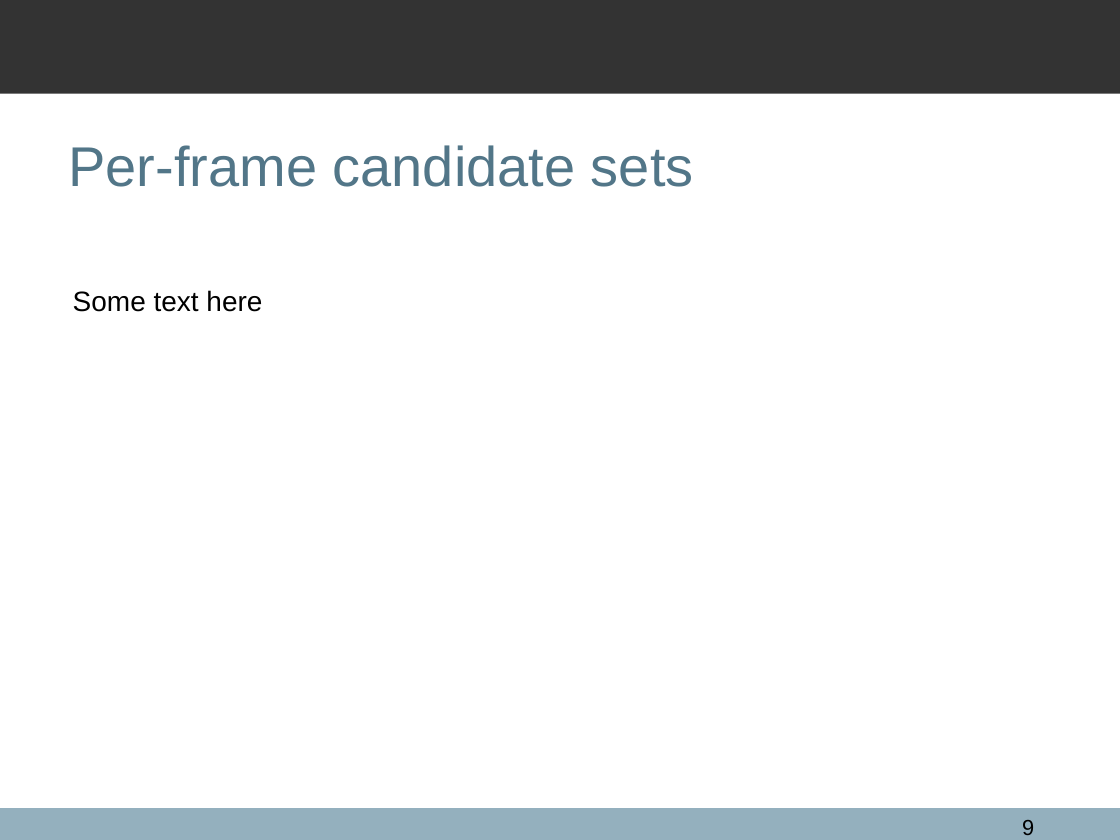
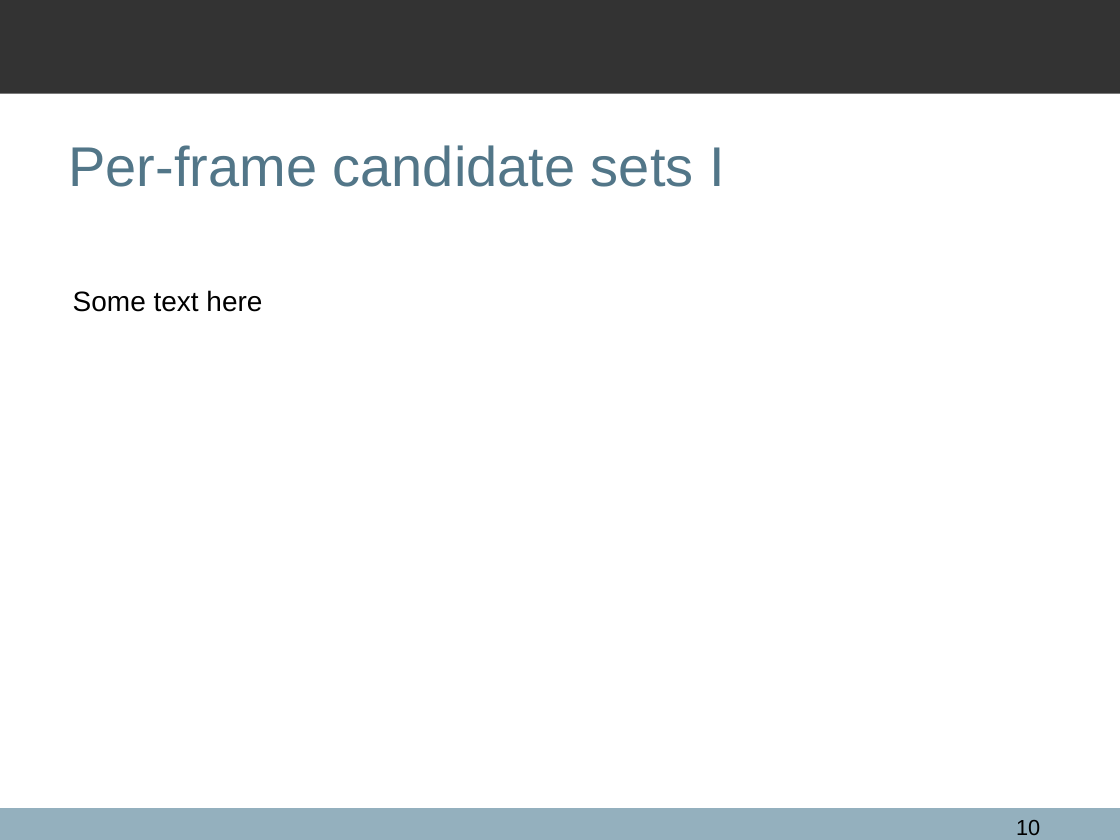
Before and after one commit to qxcv/comp2560, a slide deck: slide 10 of presentation/presentation.odp (slide 9 before the commit). Drawn at 1120x840 pixels with LibreOffice and Linux fonts; fonts in the diff are those of the drawing; background and template pictures are left out. Boxes give left, top, right and bottom in pixels: in the first picture for what was removed or moved away, otherwise in the second. Text is boxed around its words. In the diff, an @@ line names an element or a change of style, - is before the commit and + after.

```diff
--- a/presentation/presentation.odp
+++ b/presentation/presentation.odp
@@ title at (68, 145, 725, 187): text changed @@
-Per-frame candidate sets
+Per-frame candidate sets I
@@ page number at (1016, 820, 1040, 835): text changed @@
-9
+10
```
Also in this commit, not shown: 3 other slides changed, 2 slides added, 1 other file.
